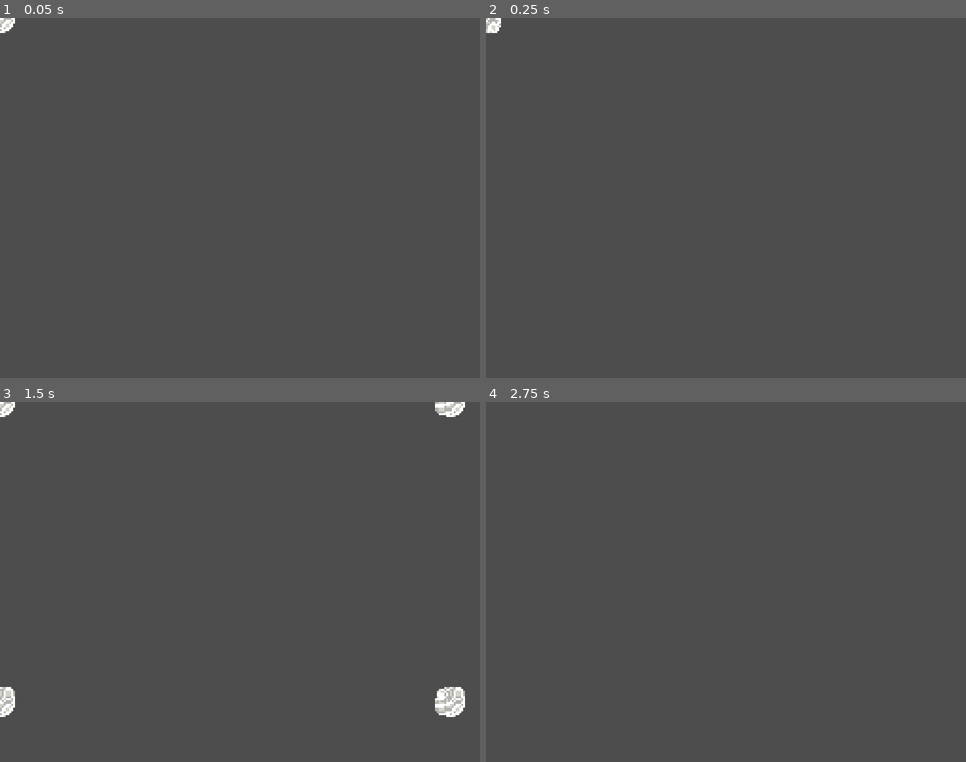
Above: before the commit, frames 1-4 (two rows, left to right).
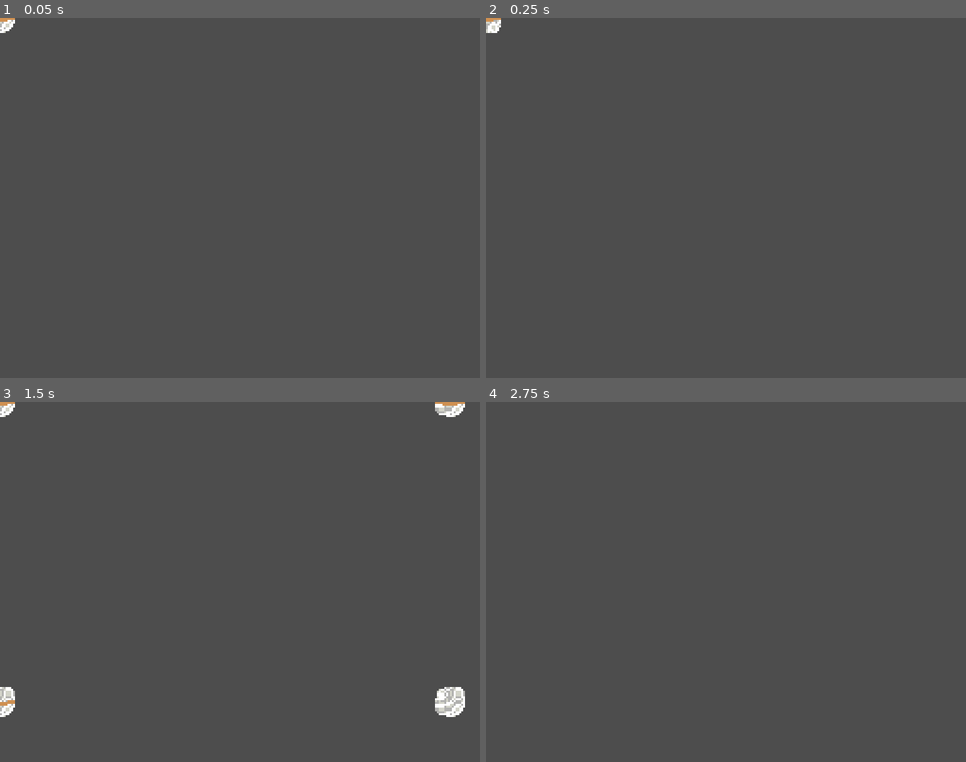
Above: after the commit, the same moments.

Repository: Jcodefox/GMTK-2025
Game: Godot game, scene res://scenes/prefabs/slingball.tscn
Same seed, same stepped clock (60 frames per second), same inputs: the game is played once before the commit and once after it. This scene is started directly instead of the project's main scene.
Inputs (mouse positions are in pixels of both pictures, inside the frame that each line leads up to):
- Up to frame 1 (0.05 s): no input
- Up to frame 2 (0.25 s): no input
- Up to frame 3 (1.5 s): move the mouse to (345, 564) at 0.52 s; press the mouse at (345, 564) at 0.53 s; hold D (move_right) from 0.53 s (still down); tap Space (move_jump) at 0.77 s; move the mouse to (144, 600) at 1.27 s; release the mouse at (144, 600) at 1.28 s; click (144, 600) at 1.35 s
- Up to frame 4 (2.75 s): tap Space (move_jump) at 1.52 s; move the mouse to (774, 502) at 2.02 s; release D (move_right) at 2.03 s; press the mouse at (774, 502) at 2.03 s; hold A (move_left) from 2.03 s (still down)

The runs differ from the first frame. In frame 1, less than 0.1% of the frame differs, in the area x 0-4%, y 0-2%; in frame 2, less than 0.1%; in frame 3, 0.1%, in the area x 0-97%, y 0-85%; in frame 4, nothing differs.

Commit message:
Overlay rope on slingball when held

Diff:
--- /dev/null
+++ b/assets/art/slingball/slingball_rope_sprite_frames.tres
@@ -0,0 +1,32 @@
+[gd_resource type="SpriteFrames" load_steps=4 format=3 uid="uid://brgyskvr77ljf"]
+
+[ext_resource type="Texture2D" uid="uid://ca010nbm5s3r7" path="res://assets/art/slingball/slingball_lasso_large.png" id="1_1i4qe"]
+[ext_resource type="Texture2D" uid="uid://bfld8b234ekhw" path="res://assets/art/slingball/slingball_lasso_medium.png" id="2_l1kht"]
+[ext_resource type="Texture2D" uid="uid://b2475p2aqwtfa" path="res://assets/art/slingball/slingball_lasso_small.png" id="3_5fgad"]
+
+[resource]
+animations = [{
+"frames": [{
+"duration": 1.0,
+"texture": ExtResource("1_1i4qe")
+}],
+"loop": true,
+"name": &"large",
+"speed": 5.0
+}, {
+"frames": [{
+"duration": 1.0,
+"texture": ExtResource("2_l1kht")
+}],
+"loop": true,
+"name": &"medium",
+"speed": 5.0
+}, {
+"frames": [{
+"duration": 1.0,
+"texture": ExtResource("3_5fgad")
+}],
+"loop": true,
+"name": &"small",
+"speed": 5.0
+}]
--- /dev/null
+++ b/assets/art/slingball/slingball_sprite_frames.tres
@@ -0,0 +1,68 @@
+[gd_resource type="SpriteFrames" load_steps=13 format=3 uid="uid://bc3tnonhetua6"]
+
+[ext_resource type="Texture2D" uid="uid://3sd02fdj48wm" path="res://assets/art/slingball/slingball_large_1.png" id="1_4865t"]
+[ext_resource type="Texture2D" uid="uid://dvhdvqrx3c6x1" path="res://assets/art/slingball/slingball_large_2.png" id="2_3sfsq"]
+[ext_resource type="Texture2D" uid="uid://clkbm8wdagis0" path="res://assets/art/slingball/slingball_large_3.png" id="3_7nwcn"]
+[ext_resource type="Texture2D" uid="uid://dcdlj5tn37jey" path="res://assets/art/slingball/slingball_large_4.png" id="4_sxwxh"]
+[ext_resource type="Texture2D" uid="uid://dj4v6nv1lkvki" path="res://assets/art/slingball/slingball_medium_1.png" id="5_i1nes"]
+[ext_resource type="Texture2D" uid="uid://cqcl3pqm38arf" path="res://assets/art/slingball/slingball_medium_2.png" id="6_s7ekd"]
+[ext_resource type="Texture2D" uid="uid://ob16bamfge4l" path="res://assets/art/slingball/slingball_medium_3.png" id="7_d35gf"]
+[ext_resource type="Texture2D" uid="uid://ux8dclirkb3l" path="res://assets/art/slingball/slingball_medium_4.png" id="8_mwruy"]
+[ext_resource type="Texture2D" uid="uid://dj2khqypmgpc8" path="res://assets/art/slingball/slingball_small_1.png" id="9_lxeut"]
+[ext_resource type="Texture2D" uid="uid://bf8f3qgfeat3k" path="res://assets/art/slingball/slingball_small_2.png" id="10_hicag"]
+[ext_resource type="Texture2D" uid="uid://ykbfx41naaiv" path="res://assets/art/slingball/slingball_small_3.png" id="11_4v0cq"]
+[ext_resource type="Texture2D" uid="uid://icqwa07bovkg" path="res://assets/art/slingball/slingball_small_4.png" id="12_1oh2i"]
+
+[resource]
+animations = [{
+"frames": [{
+"duration": 1.0,
+"texture": ExtResource("1_4865t")
+}, {
+"duration": 1.0,
+"texture": ExtResource("2_3sfsq")
+}, {
+"duration": 1.0,
+"texture": ExtResource("3_7nwcn")
+}, {
+"duration": 1.0,
+"texture": ExtResource("4_sxwxh")
+}],
+"loop": true,
+"name": &"large",
+"speed": 8.0
+}, {
+"frames": [{
+"duration": 1.0,
+"texture": ExtResource("5_i1nes")
+}, {
+"duration": 1.0,
+"texture": ExtResource("6_s7ekd")
+}, {
+"duration": 1.0,
+"texture": ExtResource("7_d35gf")
+}, {
+"duration": 1.0,
+"texture": ExtResource("8_mwruy")
+}],
+"loop": true,
+"name": &"medium",
+"speed": 8.0
+}, {
+"frames": [{
+"duration": 1.0,
+"texture": ExtResource("9_lxeut")
+}, {
+"duration": 1.0,
+"texture": ExtResource("10_hicag")
+}, {
+"duration": 1.0,
+"texture": ExtResource("11_4v0cq")
+}, {
+"duration": 1.0,
+"texture": ExtResource("12_1oh2i")
+}],
+"loop": true,
+"name": &"small",
+"speed": 8.0
+}]
--- a/scenes/prefabs/enemies/spikeball.tscn
+++ b/scenes/prefabs/enemies/spikeball.tscn
@@ -14,7 +14,7 @@
 
 [node name="AnimatedSprite2D" type="AnimatedSprite2D" parent="."]
 sprite_frames = ExtResource("2_lj4q4")
-frame_progress = 0.382303
+frame_progress = 0.0933816
 
 [node name="CollisionShape2D" type="CollisionShape2D" parent="." groups=["enemy"]]
 shape = SubResource("RectangleShape2D_lj4q4")
--- a/scenes/prefabs/slingball.tscn
+++ b/scenes/prefabs/slingball.tscn
@@ -1,73 +1,8 @@
-[gd_scene load_steps=19 format=3 uid="uid://pg1yt1laqyvb"]
+[gd_scene load_steps=7 format=3 uid="uid://pg1yt1laqyvb"]
 
 [ext_resource type="Script" uid="uid://c5thodh448n5l" path="res://scripts/prefabs/slingball.gd" id="1_f5sfi"]
-[ext_resource type="Texture2D" uid="uid://3sd02fdj48wm" path="res://assets/art/slingball/slingball_large_1.png" id="2_37ifv"]
-[ext_resource type="Texture2D" uid="uid://dj2khqypmgpc8" path="res://assets/art/slingball/slingball_small_1.png" id="2_s7pec"]
-[ext_resource type="Texture2D" uid="uid://dj4v6nv1lkvki" path="res://assets/art/slingball/slingball_medium_1.png" id="3_6ia00"]
-[ext_resource type="Texture2D" uid="uid://dvhdvqrx3c6x1" path="res://assets/art/slingball/slingball_large_2.png" id="3_aprwp"]
-[ext_resource type="Texture2D" uid="uid://bf8f3qgfeat3k" path="res://assets/art/slingball/slingball_small_2.png" id="3_v1axe"]
-[ext_resource type="Texture2D" uid="uid://cqcl3pqm38arf" path="res://assets/art/slingball/slingball_medium_2.png" id="4_mc7ot"]
-[ext_resource type="Texture2D" uid="uid://clkbm8wdagis0" path="res://assets/art/slingball/slingball_large_3.png" id="4_tgu4s"]
-[ext_resource type="Texture2D" uid="uid://ykbfx41naaiv" path="res://assets/art/slingball/slingball_small_3.png" id="4_ywjc4"]
-[ext_resource type="Texture2D" uid="uid://icqwa07bovkg" path="res://assets/art/slingball/slingball_small_4.png" id="5_cwd4i"]
-[ext_resource type="Texture2D" uid="uid://ob16bamfge4l" path="res://assets/art/slingball/slingball_medium_3.png" id="5_m63s2"]
-[ext_resource type="Texture2D" uid="uid://dcdlj5tn37jey" path="res://assets/art/slingball/slingball_large_4.png" id="5_v4tjh"]
-[ext_resource type="Texture2D" uid="uid://ux8dclirkb3l" path="res://assets/art/slingball/slingball_medium_4.png" id="6_37ifv"]
-[ext_resource type="Texture2D" uid="uid://fukwg487er2" path="res://assets/art/slingball/slingball_small_still.png" id="6_v1axe"]
-
-[sub_resource type="SpriteFrames" id="SpriteFrames_dfl16"]
-animations = [{
-"frames": [{
-"duration": 1.0,
-"texture": ExtResource("2_37ifv")
-}, {
-"duration": 1.0,
-"texture": ExtResource("3_aprwp")
-}, {
-"duration": 1.0,
-"texture": ExtResource("4_tgu4s")
-}, {
-"duration": 1.0,
-"texture": ExtResource("5_v4tjh")
-}],
-"loop": true,
-"name": &"large",
-"speed": 8.0
-}, {
-"frames": [{
-"duration": 1.0,
-"texture": ExtResource("3_6ia00")
-}, {
-"duration": 1.0,
-"texture": ExtResource("4_mc7ot")
-}, {
-"duration": 1.0,
-"texture": ExtResource("5_m63s2")
-}, {
-"duration": 1.0,
-"texture": ExtResource("6_37ifv")
-}],
-"loop": true,
-"name": &"medium",
-"speed": 8.0
-}, {
-"frames": [{
-"duration": 1.0,
-"texture": ExtResource("2_s7pec")
-}, {
-"duration": 1.0,
-"texture": ExtResource("3_v1axe")
-}, {
-"duration": 1.0,
-"texture": ExtResource("4_ywjc4")
-}, {
-"duration": 1.0,
-"texture": ExtResource("5_cwd4i")
-}],
-"loop": true,
-"name": &"small",
-"speed": 8.0
-}]
+[ext_resource type="SpriteFrames" uid="uid://bc3tnonhetua6" path="res://assets/art/slingball/slingball_sprite_frames.tres" id="2_s0lpe"]
+[ext_resource type="SpriteFrames" uid="uid://brgyskvr77ljf" path="res://assets/art/slingball/slingball_rope_sprite_frames.tres" id="3_6hikt"]
 
 [sub_resource type="CircleShape2D" id="CircleShape2D_usybt"]
 radius = 8.0
@@ -84,13 +19,14 @@
 script = ExtResource("1_f5sfi")
 
 [node name="AnimatedSlingball" type="AnimatedSprite2D" parent="."]
-sprite_frames = SubResource("SpriteFrames_dfl16")
-animation = &"large"
+sprite_frames = ExtResource("2_s0lpe")
+animation = &"medium"
 autoplay = "small"
+frame_progress = 0.769155
 
-[node name="StillSlingball" type="Sprite2D" parent="."]
-visible = false
-texture = ExtResource("6_v1axe")
+[node name="SlingballRope" type="AnimatedSprite2D" parent="."]
+sprite_frames = ExtResource("3_6hikt")
+animation = &"medium"
 
 [node name="CollisionShape2D" type="CollisionShape2D" parent="."]
 shape = SubResource("CircleShape2D_usybt")
--- a/scripts/prefabs/slingball.gd
+++ b/scripts/prefabs/slingball.gd
@@ -2,6 +2,7 @@
 
 @export var max_bounces: int = -1
 
+var rope_sprite_ghosts: Array[Node2D] = []
 var animated_sprite_ghosts: Array[Node2D] = []
 var collision_shape_ghosts: Array[Node2D] = []
 var area_shape_ghosts: Array[Node2D] = []
@@ -30,6 +31,7 @@
 	old_collision_mask = collision_mask
 	collision_mask = 0
 	animated_sprite_ghosts = Globals.make_loop_ghosts_of($AnimatedSlingball)
+	rope_sprite_ghosts = Globals.make_loop_ghosts_of($SlingballRope)
 	collision_shape_ghosts = Globals.make_loop_ghosts_of($CollisionShape2D)
 	area_shape_ghosts = Globals.make_loop_ghosts_of($Area2D/CollisionShape2D)
 
@@ -55,6 +57,7 @@
 		if player != null:
 			var pull_direction: Vector2 = Globals.convert_to_visible_pos(global_position).direction_to(Globals.convert_to_visible_pos(player.global_position))
 			intended_velocity = pull_direction * ((Globals.convert_to_visible_pos(global_position).distance_to(Globals.convert_to_visible_pos(player.global_position)) / 2.0) + 60)
+	$SlingballRope.visible = still_held
 	if still_held:
 		$Area2D.collision_mask = 0
 		if lasso != null:
@@ -95,7 +98,13 @@
 	if $AnimatedSlingball.animation != anim:
 		$AnimatedSlingball.play(anim)
 
+	if $SlingballRope.animation != anim:
+		$SlingballRope.play(anim)
+
 	for sprite in animated_sprite_ghosts:
+		if sprite.animation != anim:
+			sprite.play(anim)
+	for sprite in rope_sprite_ghosts:
 		if sprite.animation != anim:
 			sprite.play(anim)
 
